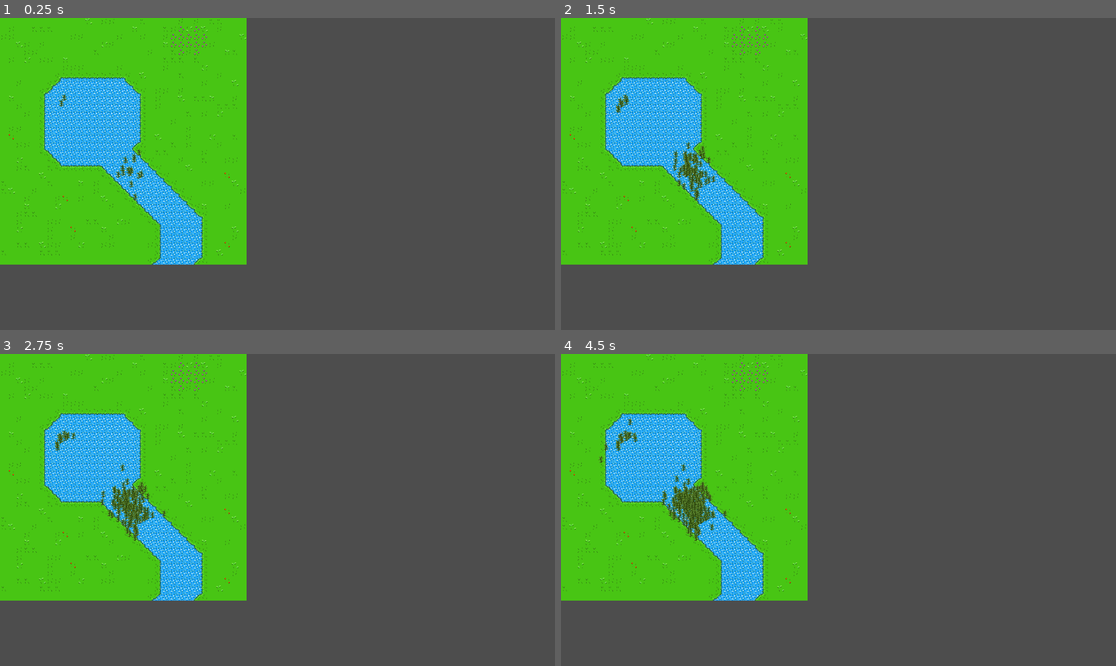
Above: before the commit, frames 1-4 (two rows, left to right).
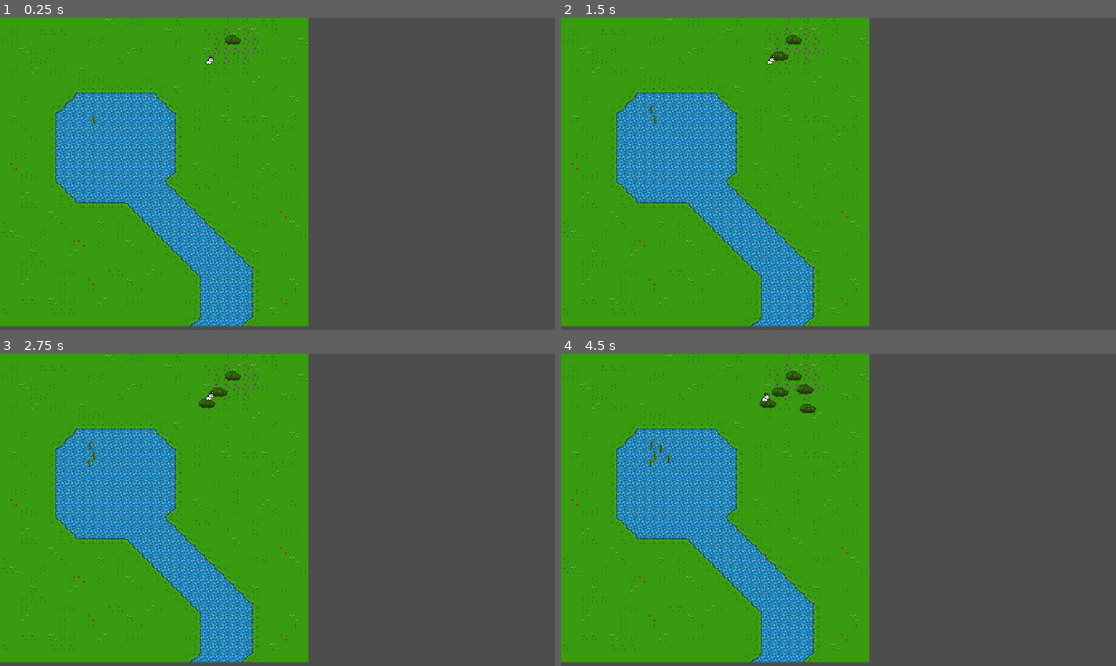
Above: after the commit, the same moments.

Repository: EthanHair/eco-system-sim
Game: Godot game, scene res://scenes/main.tscn
The game is run twice, just before and just after one commit, with the same random seed, the same clock (stepped at 60 frames per second) and the same inputs. The project has no main scene, so this scene is started directly.
Inputs:
- Up to frame 1 (0.25 s): no input
- Up to frame 2 (1.5 s): no input
- Up to frame 3 (2.75 s): no input
- Up to frame 4 (4.5 s): no input

The runs differ from the first frame. In frame 1, 54% of the frame differs, in the area x 0-56%, y 0-99%; in frame 2, 54%; in frame 3, 54%; in frame 4, 54%.

Commit message:
basic animal behavior

Diff:
--- a/src/global/GlobalScript.gd
+++ b/src/global/GlobalScript.gd
@@ -1,10 +1,55 @@
 extends Node
 
-func rand_vector_near(baseVector: Vector2, maxDistance: float) -> Vector2:
-	var randomAngle = randf_range(0, 2 * PI)
-	var randomDistance = randf_range(0, maxDistance)
-	var xOffset = randomDistance * cos(randomAngle)
-	var yOffset = randomDistance * sin(randomAngle)
-	var randomVector = Vector2(xOffset, yOffset)
+enum PlantType {
+	Algae,
+	Berry
+}
 
-	return baseVector + randomVector
+enum AnimalType {
+	Fish,
+	Bunny,
+	Bear
+}
+
+var plant_name_dict = {
+	PlantType.Algae: "algae",
+	PlantType.Berry: "berry"
+}
+
+var animal_name_dict = {
+	AnimalType.Fish: "fish",
+	AnimalType.Bunny: "bunny",
+	AnimalType.Bear: "bear"
+}
+
+var map_size_x: int = 512
+var map_size_y: int = 512
+var scale: Vector2 = Vector2(1.25, 1.25)
+
+func rand_vector_near(base_vector: Vector2, min_dist: float, max_dist: float) -> Vector2:
+	var rand_angle = randf_range(0, 2 * PI)
+	var rand_dist = randf_range(min_dist, max_dist)
+	var x_offset = rand_dist * cos(rand_angle)
+	var y_offset = rand_dist * sin(rand_angle)
+	var rand_vector = Vector2(x_offset, y_offset)
+	var new_vector = base_vector + rand_vector
+	var clamped_x = clamp(new_vector.x, 0, map_size_x)
+	var clamped_y = clamp(new_vector.y, 0, map_size_y)
+	return Vector2(clamped_x, clamped_y)
+
+func get_closest(origin: Vector2, target_type, animal: bool, max_dist: int):
+	var target_list = []
+	if animal:
+		target_list = get_tree().get_nodes_in_group(animal_name_dict[target_type])
+	else:
+		target_list = get_tree().get_nodes_in_group(plant_name_dict[target_type])
+
+	var closest = null
+	var closest_dist = max(map_size_x, map_size_y) * 2
+	for target in target_list:
+		var dist = origin.distance_to(target.position)
+		if dist < closest_dist && dist <= max_dist:
+			closest_dist = dist
+			closest = target
+
+	return closest
--- a/src/project.godot
+++ b/src/project.godot
@@ -12,8 +12,9 @@
 
 config/name="Ecosystem Sim"
 config/features=PackedStringArray("4.0", "Forward Plus")
-boot_splash/bg_color=Color(0.141176, 0.419608, 0.141176, 1)
 boot_splash/image="res://images/bunny.png"
+boot_splash/fullsize=false
+boot_splash/use_filter=false
 
 [autoload]
 
--- a/src/scenes/algae.tscn
+++ b/src/scenes/algae.tscn
@@ -50,7 +50,8 @@
 "speed": 4.0
 }]
 
-[node name="Algae" groups=["algae"] instance=ExtResource("1_oeten")]
+[node name="Algae" node_paths=PackedStringArray("sprite") groups=["algae"] instance=ExtResource("1_oeten")]
+sprite = NodePath("AnimatedSprite2D")
 
 [node name="NavigationAgent2D" parent="." index="0"]
 navigation_layers = 2
--- /dev/null
+++ b/src/scenes/animal.tscn
@@ -0,0 +1,19 @@
+[gd_scene load_steps=2 format=3 uid="uid://vdudygaap7ad"]
+
+[ext_resource type="Script" path="res://scripts/Animal.gd" id="1_o0cnt"]
+
+[node name="Animal" type="CharacterBody2D"]
+script = ExtResource("1_o0cnt")
+
+[node name="NavigationAgent2D" type="NavigationAgent2D" parent="."]
+path_desired_distance = 4.0
+target_desired_distance = 4.0
+
+[node name="HungerTimer" type="Timer" parent="."]
+one_shot = true
+
+[node name="DestinationTimer" type="Timer" parent="."]
+one_shot = true
+
+[connection signal="timeout" from="HungerTimer" to="." method="_on_hunger_timer_timeout"]
+[connection signal="timeout" from="DestinationTimer" to="." method="_on_destination_timer_timeout"]
--- /dev/null
+++ b/src/scenes/berry.tscn
@@ -0,0 +1,21 @@
+[gd_scene load_steps=4 format=3 uid="uid://dsgwwufagqodv"]
+
+[ext_resource type="PackedScene" uid="uid://deboyqied6oe6" path="res://scenes/plant.tscn" id="1_v23fk"]
+[ext_resource type="Texture2D" uid="uid://bo6byha48taaw" path="res://images/berry.png" id="2_rrbw3"]
+
+[sub_resource type="CapsuleShape2D" id="CapsuleShape2D_mudta"]
+radius = 8.0
+height = 28.0
+
+[node name="Berry" groups=["berry"] instance=ExtResource("1_v23fk")]
+animated = false
+
+[node name="Sprite2D" type="Sprite2D" parent="." index="1"]
+modulate = Color(0.615686, 0.615686, 0.615686, 1)
+position = Vector2(0, -8)
+texture = ExtResource("2_rrbw3")
+
+[node name="CollisionShape2D" type="CollisionShape2D" parent="." index="2"]
+position = Vector2(0, -8)
+rotation = 1.5708
+shape = SubResource("CapsuleShape2D_mudta")
--- /dev/null
+++ b/src/scenes/bunny.tscn
@@ -0,0 +1,36 @@
+[gd_scene load_steps=6 format=3 uid="uid://dqsl6gbnrhbnf"]
+
+[ext_resource type="PackedScene" uid="uid://vdudygaap7ad" path="res://scenes/animal.tscn" id="1_3ue1e"]
+[ext_resource type="Texture2D" uid="uid://b8jm4s0whqggt" path="res://images/bunny.png" id="2_5hdw7"]
+
+[sub_resource type="AtlasTexture" id="AtlasTexture_k7yp5"]
+atlas = ExtResource("2_5hdw7")
+region = Rect2(0, 0, 16, 16)
+
+[sub_resource type="SpriteFrames" id="SpriteFrames_6xb8j"]
+animations = [{
+"frames": [{
+"duration": 1.0,
+"texture": SubResource("AtlasTexture_k7yp5")
+}],
+"loop": true,
+"name": &"default",
+"speed": 5.0
+}]
+
+[sub_resource type="RectangleShape2D" id="RectangleShape2D_xx7w7"]
+size = Vector2(15, 15)
+
+[node name="Bunny" node_paths=PackedStringArray("sprite") instance=ExtResource("1_3ue1e")]
+sprite = NodePath("AnimatedSprite2D")
+type = 1
+omnivore = false
+food_types = Array[int]([1])
+
+[node name="AnimatedSprite2D" type="AnimatedSprite2D" parent="." index="3"]
+position = Vector2(0, -7)
+sprite_frames = SubResource("SpriteFrames_6xb8j")
+
+[node name="CollisionShape2D" type="CollisionShape2D" parent="." index="4"]
+position = Vector2(0.5, -6.5)
+shape = SubResource("RectangleShape2D_xx7w7")
--- a/src/scenes/main.tscn
+++ b/src/scenes/main.tscn
@@ -1,8 +1,10 @@
-[gd_scene load_steps=4 format=3 uid="uid://bigkrwgklx016"]
+[gd_scene load_steps=6 format=3 uid="uid://bigkrwgklx016"]
 
 [ext_resource type="PackedScene" uid="uid://bntat0wagx3nr" path="res://scenes/map.tscn" id="1_ou07c"]
 [ext_resource type="PackedScene" uid="uid://dtp0h6rlapw1" path="res://scenes/plant_spawner.tscn" id="2_ks4mu"]
 [ext_resource type="PackedScene" uid="uid://b5c2io0b5fh0n" path="res://scenes/algae.tscn" id="3_42t2p"]
+[ext_resource type="PackedScene" uid="uid://dsgwwufagqodv" path="res://scenes/berry.tscn" id="4_jc5tm"]
+[ext_resource type="PackedScene" uid="uid://dqsl6gbnrhbnf" path="res://scenes/bunny.tscn" id="5_fdvdh"]
 
 [node name="Main" type="Node"]
 
@@ -10,11 +12,26 @@
 
 [node name="AlgaeSpawner" parent="." instance=ExtResource("2_ks4mu")]
 plant_scene = ExtResource("3_42t2p")
-breed_time = 0.01
-plant_group_name = "algae"
+breed_time = 1.0
 
 [node name="Algae" parent="AlgaeSpawner" instance=ExtResource("3_42t2p")]
-position = Vector2(133, 171)
+position = Vector2(194, 219)
 
-[node name="Algae2" parent="AlgaeSpawner" instance=ExtResource("3_42t2p")]
-position = Vector2(266, 322)
+[node name="BerrySpawner" parent="." instance=ExtResource("2_ks4mu")]
+plant_scene = ExtResource("4_jc5tm")
+breed_time = 1.0
+min_spawn_dist = 32
+max_spawn_dist = 64
+plant_type = 1
+
+[node name="Berry" parent="BerrySpawner" instance=ExtResource("4_jc5tm")]
+position = Vector2(483, 55)
+type = 1
+
+[node name="Bunny" parent="." instance=ExtResource("5_fdvdh")]
+position = Vector2(434, 95)
+speed = 700.0
+hunger_time = 3.0
+vision_dist = 300
+destination_timer_min = 2.0
+destination_timer_max = 5.0
--- a/src/scenes/map.tscn
+++ b/src/scenes/map.tscn
@@ -1,6 +1,7 @@
-[gd_scene load_steps=4 format=3 uid="uid://bntat0wagx3nr"]
+[gd_scene load_steps=5 format=3 uid="uid://bntat0wagx3nr"]
 
 [ext_resource type="Texture2D" uid="uid://dto0j5um7psgv" path="res://images/map.png" id="1_h1p0h"]
+[ext_resource type="Script" path="res://scripts/map.gd" id="1_yoj2d"]
 
 [sub_resource type="NavigationPolygon" id="NavigationPolygon_u0fn1"]
 vertices = PackedVector2Array(403, 511, 316, 512, 332, 498, 420, 413, 419, 497, 331, 429, 404, 398, 274, 272, 210, 308, 276, 142, 292, 158, 291, 257, 127, 307, 92, 274, 92, 159, 127, 125, 257, 124)
@@ -13,8 +14,10 @@
 outlines = Array[PackedVector2Array]([PackedVector2Array(403, 511, 419, 497, 420, 413, 274, 272, 291, 257, 292, 158, 257, 124, 127, 125, 92, 159, 92, 274, 127, 307, 210, 308, 331, 429, 332, 498, 316, 512, 0, 512, 0, 0, 512, 0, 512, 512, 403, 512)])
 
 [node name="Map" type="Node2D"]
+script = ExtResource("1_yoj2d")
 
 [node name="Sprite2D" type="Sprite2D" parent="."]
+modulate = Color(0.788235, 0.788235, 0.788235, 1)
 texture = ExtResource("1_h1p0h")
 centered = false
 
--- /dev/null
+++ b/src/scripts/Animal.gd
@@ -0,0 +1,109 @@
+extends CharacterBody2D
+class_name Animal
+
+
+@onready var nav_agent = $NavigationAgent2D
+@onready var destination_timer = $DestinationTimer
+@onready var hunger_timer = $HungerTimer
+
+@export var sprite: AnimatedSprite2D
+@export var speed := 500.0
+@export var type: Global.AnimalType
+@export var omnivore := true
+@export var prey_types: Array[Global.AnimalType]
+@export var food_types: Array[Global.PlantType]
+@export var hunger_time: float = 10.0
+@export var base_health: int = 10
+@export var vision_dist: int = 100
+@export var destination_timer_min := 4.0
+@export var destination_timer_max := 15.0
+
+var health: int = 10
+var hungry := false
+var currently_searching := false
+var current_target = null
+var current_target_type = null
+var angle := 0.0
+
+func _ready():
+	scale = Global.scale
+	call_deferred("_setup")
+	health = base_health
+	sprite.play()
+	hunger_timer.start(hunger_time)
+	_on_destination_timer_timeout()
+
+func _setup():
+	await get_tree().physics_frame
+
+func setup(animal_type: Global.AnimalType, new_position: Vector2 = Vector2.ZERO):
+	type = animal_type
+	position = new_position
+
+func reachable(target: Vector2) -> bool:
+	nav_agent.target_position = target
+	return nav_agent.is_target_reachable()
+
+
+func _physics_process(delta):
+	if nav_agent.is_navigation_finished():
+		return
+
+	velocity = (nav_agent.get_next_path_position() - position).normalized() * speed * delta
+
+	move_and_slide()
+
+func find_new_target():
+	if omnivore:
+		for prey_type in prey_types:
+			var prey = Global.get_closest(position, prey_type, true, vision_dist)
+			if prey:
+				current_target = prey
+				current_target_type = prey_type
+				print("picked " + Global.animal_name_dict[current_target_type] + " at " + str(current_target.position))
+				return
+	for food_type in food_types:
+		var food = Global.get_closest(position, food_type, false, vision_dist)
+		if food:
+			current_target = food
+			current_target_type = food_type
+			print("picked " + Global.plant_name_dict[current_target_type] + " at " + str(current_target.position))
+			return
+
+func set_destination(location: Vector2):
+	nav_agent.target_position = location
+
+func _on_hunger_timer_timeout():
+	health -= 1
+	print("ouch")
+	if health <= (float(base_health) / 2):
+		hungry = true
+		print("hungry")
+	hunger_timer.start(hunger_time)
+	if health == 0:
+		print("dead")
+		queue_free()
+
+func _on_destination_timer_timeout():
+	if hungry:
+		find_new_target()
+		if current_target:
+			set_destination(current_target.position)
+			destination_timer.start(0.1)
+		else:
+			pick_rnd_dest()
+	else:
+		pick_rnd_dest()
+
+
+func pick_rnd_dest():
+	for i in range(50):
+		set_destination(Global.rand_vector_near(position, 64, 72))
+		if nav_agent.is_target_reachable():
+			break
+	if not nav_agent.is_target_reachable():
+		set_destination(position)
+		print("invalid destination")
+	else:
+		print("moving towards " + str(nav_agent.target_position))
+	destination_timer.start(randf_range(destination_timer_min, destination_timer_max))
--- a/src/scripts/Plant.gd
+++ b/src/scripts/Plant.gd
@@ -2,15 +2,24 @@
 class_name Plant
 
 @onready var nav_agent = $NavigationAgent2D
-@onready var sprite = $AnimatedSprite2D
+
+@export var sprite: AnimatedSprite2D
+@export var type: Global.PlantType
+@export var animated: bool = true
 
 func _ready():
+	scale = Global.scale
 	call_deferred("_setup")
-	sprite.play()
+	if animated:
+		sprite.play()
 
 func _setup():
 	await get_tree().physics_frame
 
+func setup(plant_type: Global.PlantType, new_position: Vector2 = Vector2.ZERO):
+	type = plant_type
+	position = new_position
+
 func reachable(target: Vector2) -> bool:
 	nav_agent.target_position = target
 	return nav_agent.is_target_reachable()
--- a/src/scripts/PlantSpawner.gd
+++ b/src/scripts/PlantSpawner.gd
@@ -2,29 +2,35 @@
 
 @export var plant_scene: PackedScene
 @export var breed_time: float = 10.0
-@export var plant_group_name: String
+@export var max_pop: int = 25
+@export var min_spawn_dist: int = 16
+@export var max_spawn_dist: int = 32
+@export var plant_type: Global.PlantType
 
 @onready var breed_timer = $BreedTimer
 
+var plant_name: String
+
 func _ready():
+	plant_name = Global.plant_name_dict[plant_type]
 	breed_timer.start(breed_time * randf_range(0.8, 1.5))
 
 func _on_breed_timer_timeout():
-	var plants = get_tree().get_nodes_in_group(plant_group_name)
+	var plants = get_tree().get_nodes_in_group(plant_name)
 	if plants.is_empty():
-		print("no " + plant_group_name + "s found")
+		print("no " + plant_name + "s found")
 		return
-
-	var mother_plant: Plant = plants.pick_random()
-	var new_position = Global.rand_vector_near(mother_plant.position, 32)
-	if mother_plant.reachable(new_position):
-		var new_plant: Plant = plant_scene.instantiate()
-		new_plant.hide()
-		new_plant.position = new_position
-		add_child(new_plant)
-		new_plant.show()
-		print("added a(n) " + plant_group_name + " at " + str(new_position))
+	elif plants.size() >= max_pop:
+		pass
 	else:
-		print("cannot place a(n) " + plant_group_name + " there")
+		var mother_plant: Plant = plants.pick_random()
+		var new_position = Global.rand_vector_near(mother_plant.position, min_spawn_dist, max_spawn_dist)
+		if mother_plant.reachable(new_position):
+			var new_plant: Plant = plant_scene.instantiate()
+			new_plant.hide()
+			new_plant.position = new_position
+			new_plant.setup(plant_type, new_position)
+			add_child(new_plant)
+			new_plant.show()
 
 	breed_timer.start(breed_time * randf_range(0.8, 1.5))
--- /dev/null
+++ b/src/scripts/map.gd
@@ -0,0 +1,5 @@
+extends Node2D
+
+
+func _ready():
+	scale = Global.scale
